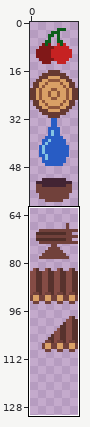
Edited in one commit: sprite sheet (assets/item_sheet.png). Above, an overview of the earlier version with the close-up marked.
Close-up. Old version:
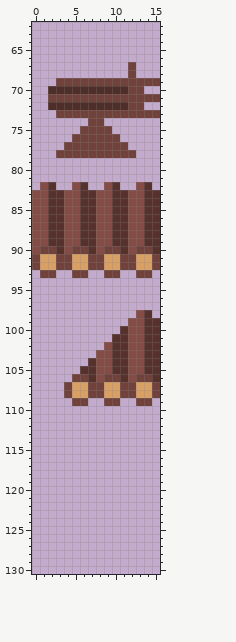
The file is 16x160 pixels. Colours within 5 levels of each other are drawn and written as one. Shown: x 0..15, y 62..130. The wide view leaves out empty margins.
Once edited:
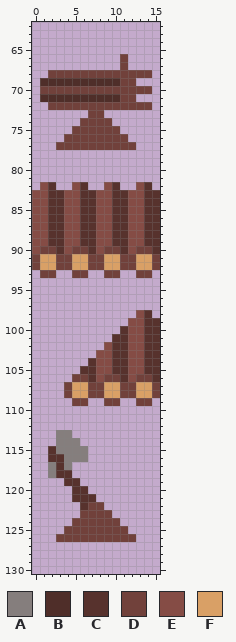
Palette (. is transparent): A #857e7d  B #4f2e29  C #57322d  D #71413b  E #854c45  F #d9a066
What changed:
{"y":66,"x":11,"old":".","new":"D"}
{"y":67,"x":11,"old":".D","new":"D."}
{"y":68,"x":2,"old":"..........","new":"DDDDDDDDDD"}
{"y":68,"x":13,"old":"..","new":"DD"}
{"y":69,"x":1,"old":"..DDDDDDDD","new":"BBBBBBBBBB"}
{"y":69,"x":13,"old":"DDD","new":"..."}
{"y":70,"x":1,"old":".BBBBBBBBBB","new":"DDDDDDDDDDD"}
{"y":70,"x":14,"old":".","new":"D"}
{"y":71,"x":1,"old":".DDDDDDDDD","new":"BBBBBBBBBB"}
{"y":71,"x":13,"old":"DDD","new":"..."}
{"y":72,"x":2,"old":"BBBBBBBBBB","new":"DDDDDDDDDD"}
{"y":72,"x":14,"old":".","new":"D"}
{"y":73,"x":3,"old":"DDDD","new":"...."}
{"y":73,"x":9,"old":"DDDDDDD","new":"......."}
{"y":74,"x":6,"old":".","new":"D"}
{"y":74,"x":9,"old":".","new":"D"}
{"y":75,"x":5,"old":".","new":"D"}
{"y":75,"x":10,"old":".","new":"D"}
{"y":76,"x":4,"old":".","new":"D"}
{"y":76,"x":11,"old":".","new":"D"}
{"y":77,"x":3,"old":".","new":"D"}
{"y":77,"x":12,"old":".","new":"D"}
{"y":78,"x":3,"old":"DDDDDDDDDD","new":".........."}
{"y":113,"x":3,"old":"..","new":"AA"}
{"y":114,"x":3,"old":"...","new":"AAA"}
{"y":115,"x":2,"old":".....","new":"CAAAA"}
{"y":116,"x":2,"old":".....","new":"CCAAA"}
{"y":117,"x":2,"old":"...","new":"ACA"}
{"y":118,"x":2,"old":"...","new":"ACC"}
{"y":119,"x":4,"old":"..","new":"CC"}
{"y":120,"x":5,"old":"..","new":"CC"}
{"y":121,"x":5,"old":"...","new":"CCC"}
{"y":122,"x":6,"old":"...","new":"CDD"}
{"y":123,"x":6,"old":"....","new":"DDDD"}
{"y":124,"x":5,"old":"......","new":"DDDDDD"}
{"y":125,"x":4,"old":"........","new":"DDDDDDDD"}
{"y":126,"x":3,"old":"..........","new":"DDDDDDDDDD"}
{"label":"changed","picture_box":[40,54,160,158]}
{"label":"added","picture_box":[48,430,136,542]}
